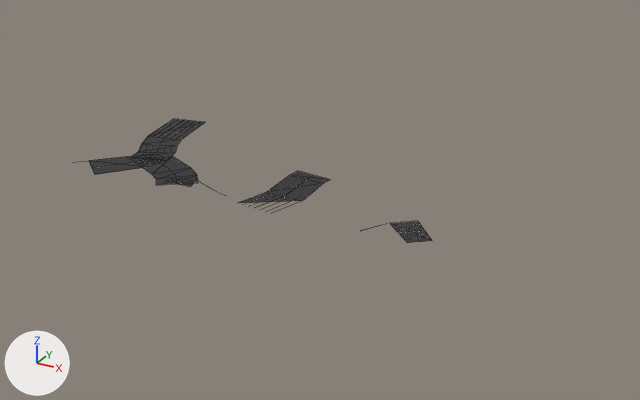
One commit to the glTF model docs/assets/models/roadway_chunks/chunk_5_-6.glb: the scene before it, then after it.
Camera for both pictures: a camera (50 mm lens) standing at (3063.0, 2032.0, 246.0) and looking at (2777.0, 2553.0, -14.0). Arrows for +X, +Y and +Z are at lower left; the lights stay in place. The first picture is the older version. Mesh edges are drawn as thin lines. Vertices at exactly the same position are counted once.

In view in the first picture: 'road_asphalt', 'road_marking_white', 'road_marking_yellow'.
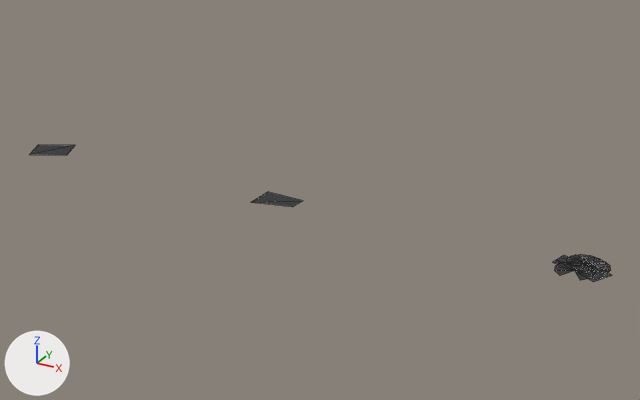
Patch to the scene script:
```diff
--- a/docs/assets/models/roadway_chunks/chunk_5_-6.glb.py
+++ b/docs/assets/models/roadway_chunks/chunk_5_-6.glb.py
@@ me_road_asphalt @@
 # verts and faces of me_road_asphalt; kept vertices keep their numbers, new ones are numbered from 54
-me_road_asphalt.from_pydata(...)  # 54 vertices, 43 faces; spans x 2596.0..2884.0, y 2485.0..2623.0, z 0.0
+me_road_asphalt.from_pydata(...)  # 54 vertices, 42 faces; spans x 2541.0..2993.0, y 2493.0..2530.0, z 0.0
+# me_road_asphalt part 1: the loose piece of 13 vertices spanning x 2627.0..2650.0, y 2519.0..2542.0, z 0.0 is moved by (337.0, -11.0, 0.0)
+# me_road_asphalt part 2: the loose piece of 13 vertices spanning x 2627.0..2650.0, y 2519.0..2542.0, z 0.0 is copied, and the copy is moved by (341.0, -13.0, 0.0); it spans x 2967.0..2990.0, y 2505.0..2528.0, z 0.0
+# me_road_asphalt part 3: the loose piece of 14 vertices spanning x 2596.0..2653.0, y 2485.0..2623.0, z 0.0 is deleted
+# me_road_asphalt part 4: the loose piece of 8 vertices spanning x 2638.0..2700.0, y 2491.0..2544.0, z 0.0 is deleted
+# me_road_asphalt part 5: the loose piece of 4 vertices spanning x 2850.0..2884.0, y 2492.0..2526.0, z 0.0 is deleted
+# me_road_asphalt part 6
+delete_vertices([*range(22, 29)])  # with the faces that use them
+verts[54] = (2752.0, 2499.0, 0.0)  # pixel (250, 202)
+verts[55] = (2782.0, 2505.0, 0.0)  # pixel (292, 206)
+verts[56] = (2783.0, 2518.0, 0.0)  # pixel (303, 200)
+verts[57] = (2753.0, 2519.0, 0.0)  # pixel (267, 191)
+faces += [(54, 55, 56), (54, 56, 57)]
+# me_road_asphalt part 7
+verts[58] = (2568.0, 2525.0, 0.0)  # pixel (75, 145)
+verts[59] = (2541.0, 2512.0, 0.0)  # pixel (38, 144)
+verts[60] = (2550.0, 2493.0, 0.0)  # pixel (29, 154)
+verts[61] = (2578.0, 2505.0, 0.0)  # pixel (66, 155)
+faces += [(58, 59, 60), (58, 60, 61)]
+# me_road_asphalt part 8
+# 20 vertices are added at x 2958.0..2993.0, y 2496.0..2527.0, z 0.0
+# 14 new faces join them
+# other edits to the shape of me_road_asphalt do not show in these pictures
 me_road_asphalt.materials.append(mat_road_asphalt)
@@ me_road_marking_white @@
-me_road_marking_white.from_pydata(...)  # 186 vertices, 90 faces; spans x 2592.0..2881.0, y 2486.0..2623.0, z 0.0
+me_road_marking_white.from_pydata(...)  # 35 vertices, 17 faces; spans x 2541.0..2993.0, y 2493.0..2527.0, z 0.0
+# me_road_marking_white part 9: 46 loose pieces with 178 vertices, spanning x 2592.0..2881.0, y 2486.0..2623.0, z 0.0, are deleted
+# other edits to the shape of me_road_marking_white do not show in these pictures
 me_road_marking_white.materials.append(mat_road_marking_white)
@@ ob_road_marking_yellow @@
-ob_road_marking_yellow = bpy.data.objects.new('road_marking_yellow', me_road_marking_yellow)
```

What differs and where, as boxes (x1, y1, x2, y2) in the pictures (640 x 400 px; the box of a moved part takes in the faces that stretch with it):
'road_asphalt', reshaped (70% wider, 10% taller)
    before: (89, 119, 432, 243)
    after: (29, 145, 612, 282)
'road_marking_white', reshaped (not visible afterwards)
    before: (83, 120, 427, 238)
'road_marking_yellow', deleted
    before: (116, 122, 424, 233)
part 1 of me_road_asphalt, moved or reshaped (not visible before)
    after: (577, 254, 606, 269)
part 2 of me_road_asphalt, added
    after: (580, 257, 610, 271)
part 3 of me_road_asphalt, deleted
    before: (89, 119, 205, 174)
part 4 of me_road_asphalt, deleted
    before: (143, 156, 198, 185)
part 5 of me_road_asphalt, deleted
    before: (390, 221, 432, 243)
part 6 of me_road_asphalt, cut back
    before: (239, 171, 330, 203)
    after: (252, 192, 303, 207)
part 7 of me_road_asphalt, added
    after: (29, 145, 75, 155)
part 8 of me_road_asphalt, added
    after: (553, 255, 612, 282)
